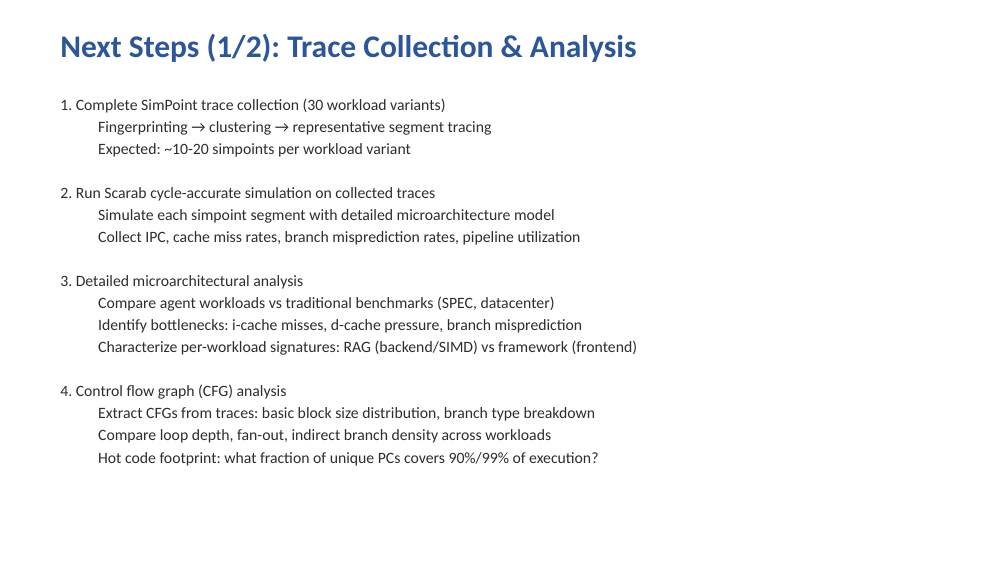
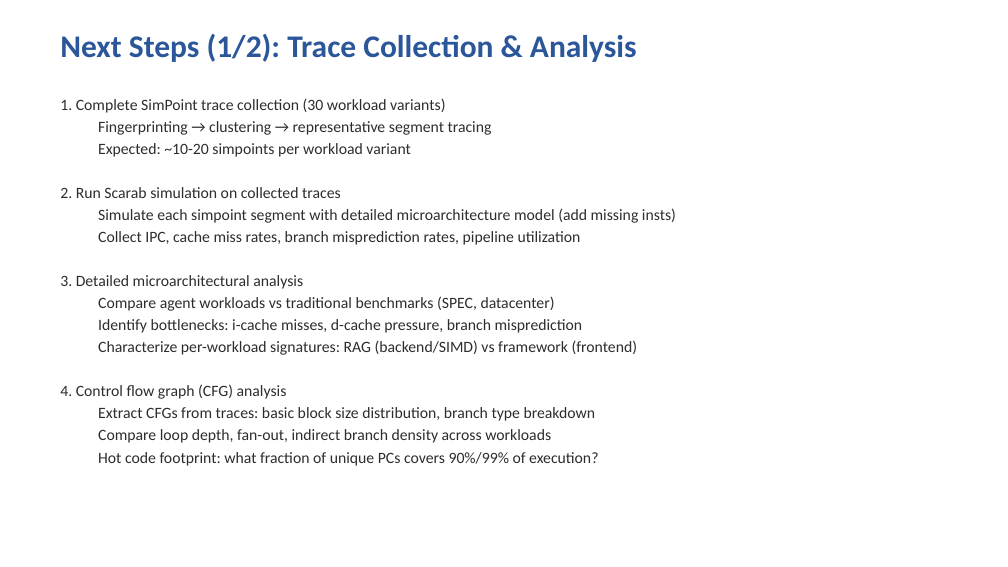
Before and after one commit to litz-lab/scarab-infra, a slide deck: slide 13 of docs/agent_cpu_evaluation.pptx. Drawn at 1008x567 pixels with LibreOffice and Linux fonts; fonts in the diff are those of the drawing. Boxes give left, top, right and bottom in pixels: in the first picture for what was removed or moved away, otherwise in the second. Text is boxed around its words. In the diff, an @@ line names an element or a change of style, - is before the commit and + after.

```diff
--- a/docs/agent_cpu_evaluation.pptx
+++ b/docs/agent_cpu_evaluation.pptx
@@ text at (x1=60, y1=187, x2=676, y2=223): text changed @@
-2. Run Scarab cycle-accurate simulation on collected traces
-  Simulate each simpoint segment with detailed microarchitecture model
+2. Run Scarab simulation on collected traces
+  Simulate each simpoint segment with detailed microarchitecture model (add missing insts)
```
Also in this commit, not shown: 3 other slides changed, 1 other file.
